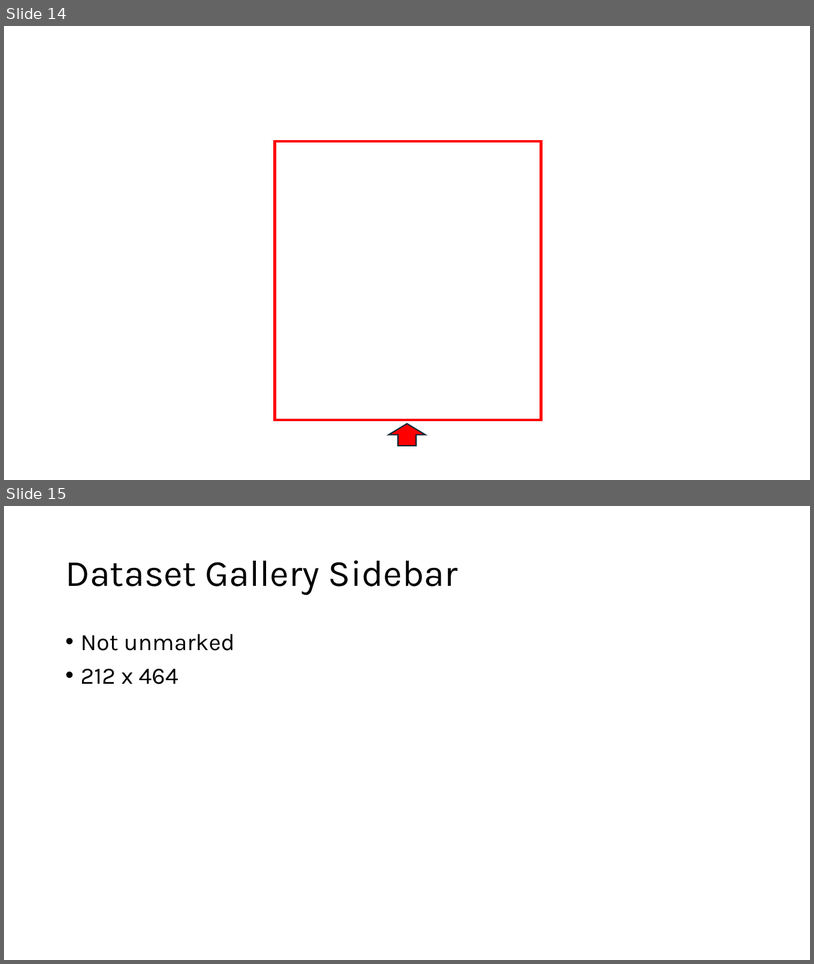
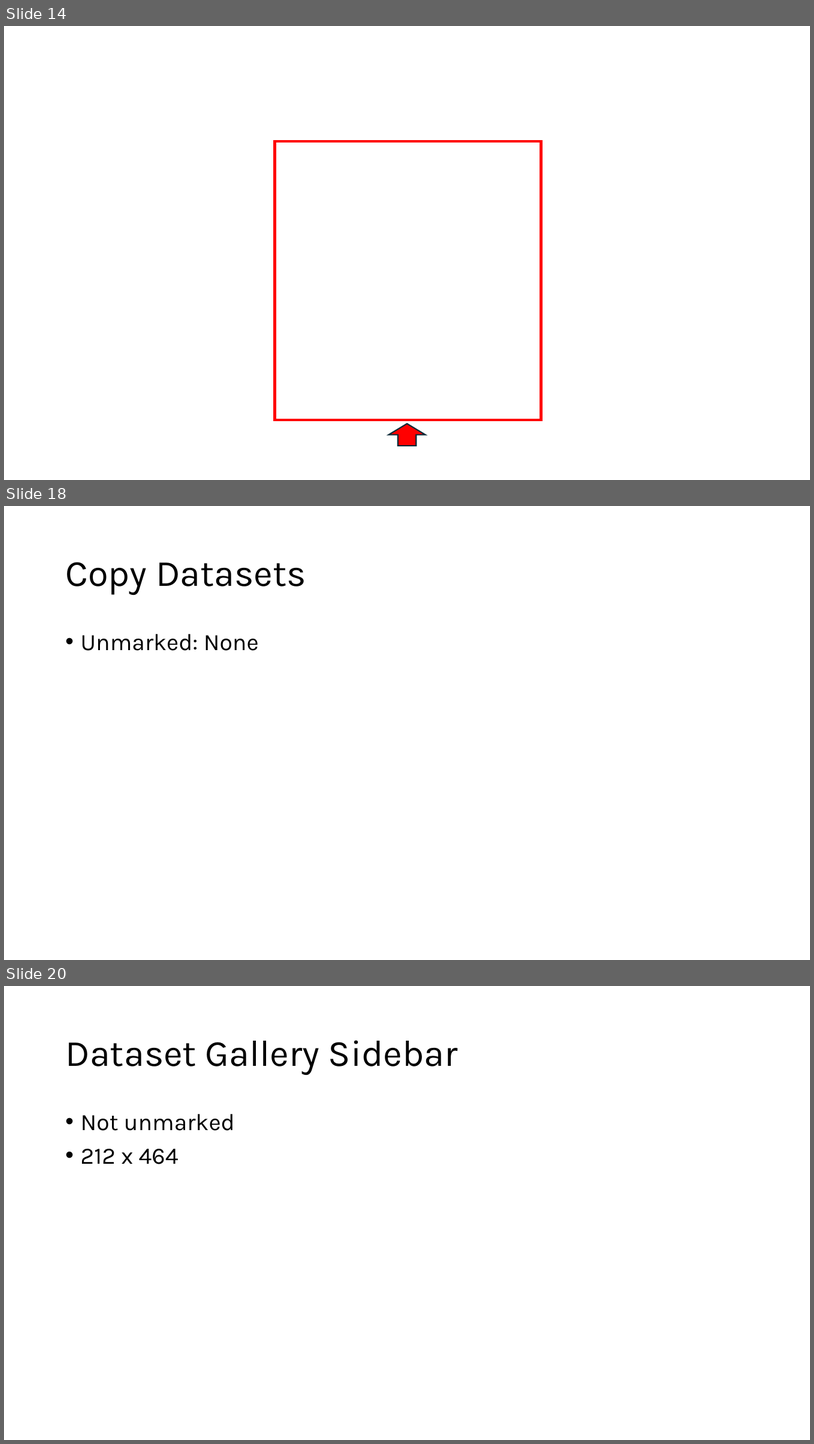
Before and after one commit to EdgeFirstAI/documentation, a slide deck: images_with_layers.pptx. Shown one above the other, each under a label of ours: slides 14 and 15 before the commit, slides 14, 18 and 20 after it; the slides between them are not shown. The pictures are 814x964 and 814x1444 pixels, drawn with LibreOffice and Linux fonts; fonts in the diff are those of the drawing; background and template pictures are left out. Boxes give left, top, right and bottom in pixels: in the first picture for what was removed or moved away, otherwise in the second. Text is boxed around its words. In the diff, an @@ line names an element or a change of style, - is before the commit and + after.

Commit message:
[DE-2265]: Simplified quickstart guide to the tourist workflow where the users copy a public dataset 'Coffee Cup' and uses this dataset for training and validation. Added explore dataset which shows what each section and attributes of the dataset card means and how to see the images and annotations inside the dataset.

```diff
--- a/images_with_layers.pptx
+++ b/images_with_layers.pptx
@@ slide 18 added at (x1=4, y1=506, x2=810, y2=960), background #FFFFFF @@
@@ title added at (x1=65, y1=562, x2=306, y2=595), 44 pt, text #000000 @@
+Copy Datasets
@@ text added at (x1=81, y1=634, x2=259, y2=651), 28 pt, text #000000 @@
+• Unmarked: None
@@ what was slide 15 is now slide 20 @@
```
Also in this commit, not shown: 4 other slides added, 20 other files.
